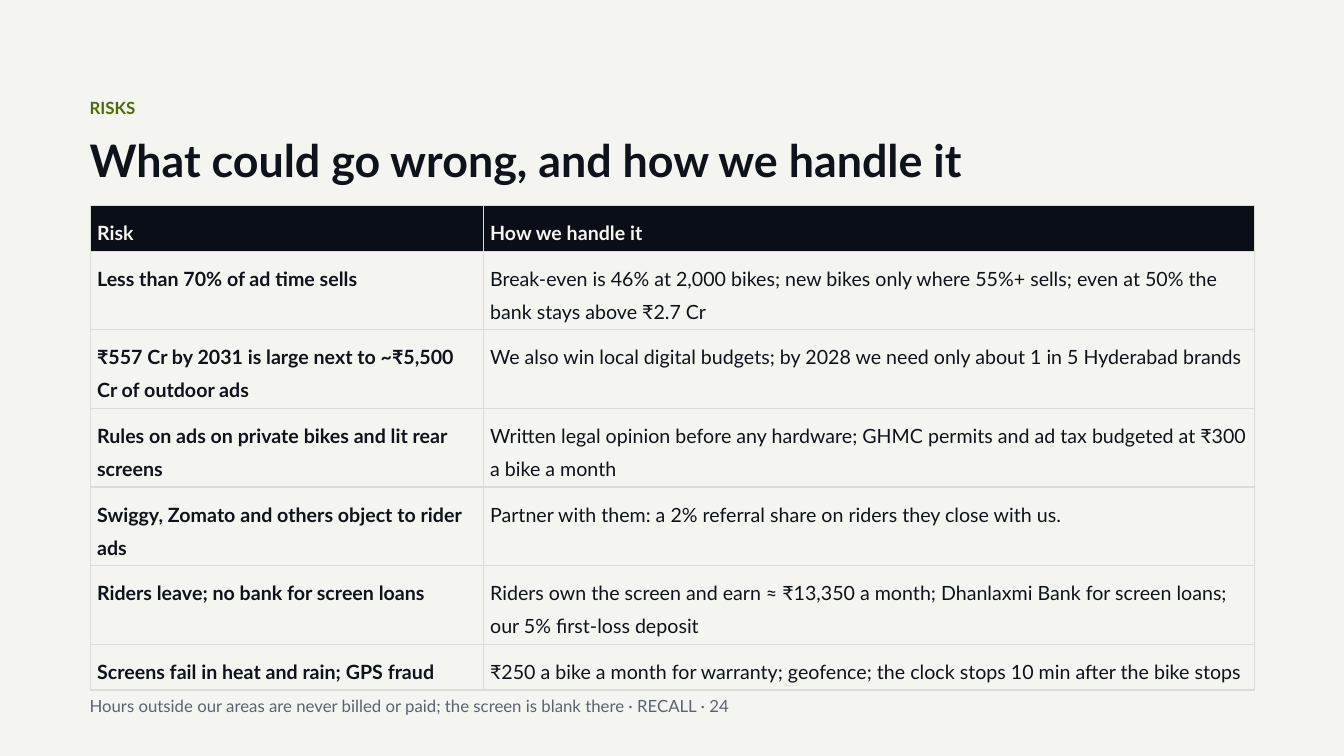
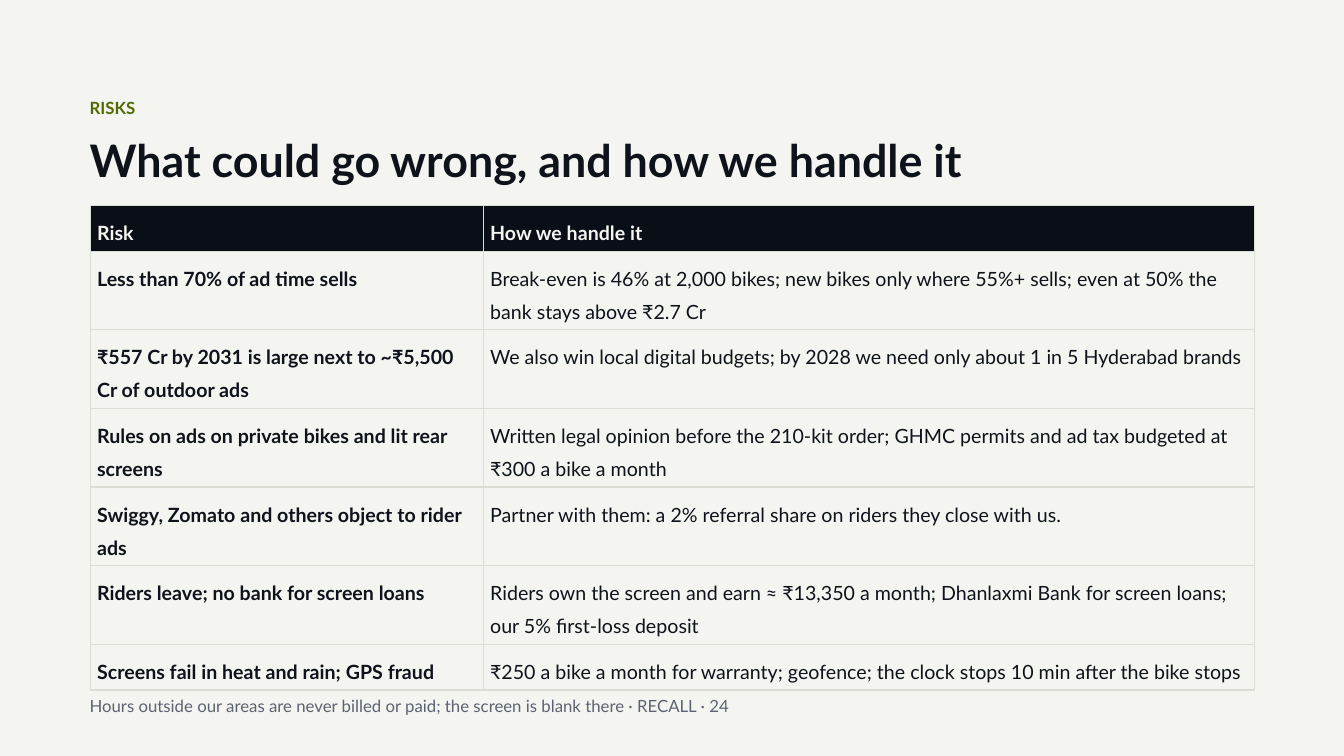
Before and after one commit to Picorus/recall-platform, a slide deck: slide 24 of docs/investor/01_RECALL_Investor_Deck_v5.4.pptx. Drawn at 1344x756 pixels with LibreOffice and Linux fonts; fonts in the diff are those of the drawing. Boxes give left, top, right and bottom in pixels: in the first picture for what was removed or moved away, otherwise in the second. Text is boxed around its words. In the diff, an @@ line names an element or a change of style, - is before the commit and + after.

```diff
--- a/docs/investor/01_RECALL_Investor_Deck_v5.4.pptx
+++ b/docs/investor/01_RECALL_Investor_Deck_v5.4.pptx
@@ table at (91, 206, 1255, 687) @@
-row 4, column 2: Written legal opinion before any hardware; GHMC permits and ad tax budgeted at ₹300 a bike a month
+row 4, column 2: Written legal opinion before the 210-kit order; GHMC permits and ad tax budgeted at ₹300 a bike a month
```
Also in this commit, not shown: 8 other slides changed, 9 other files.
